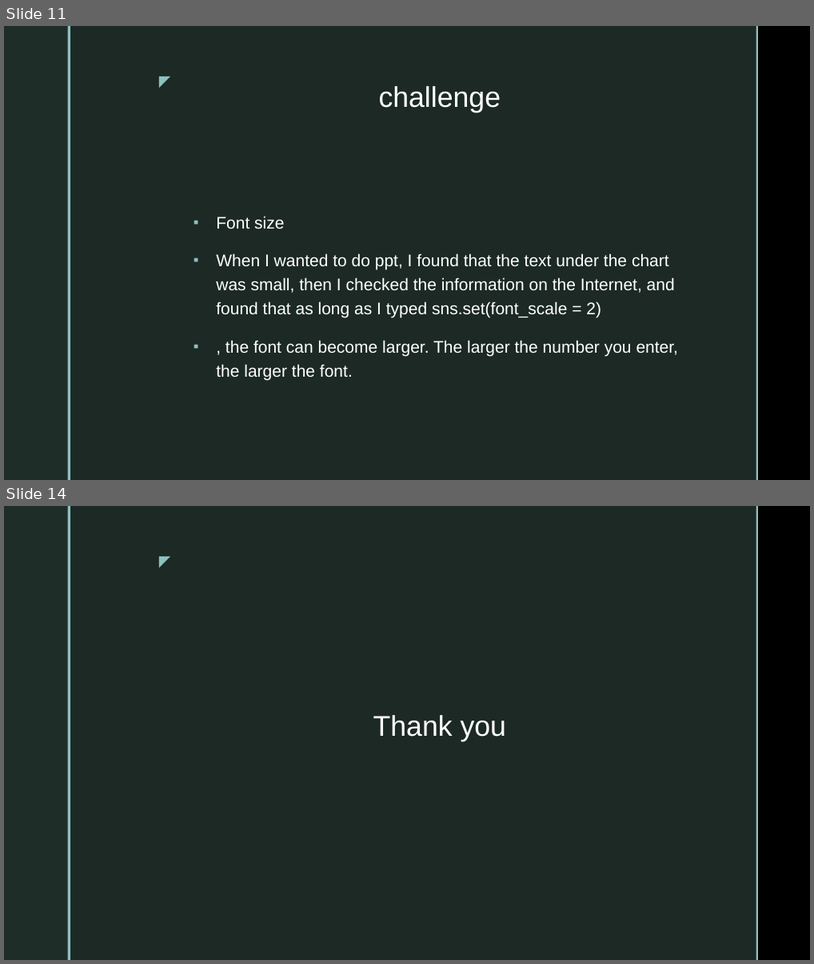
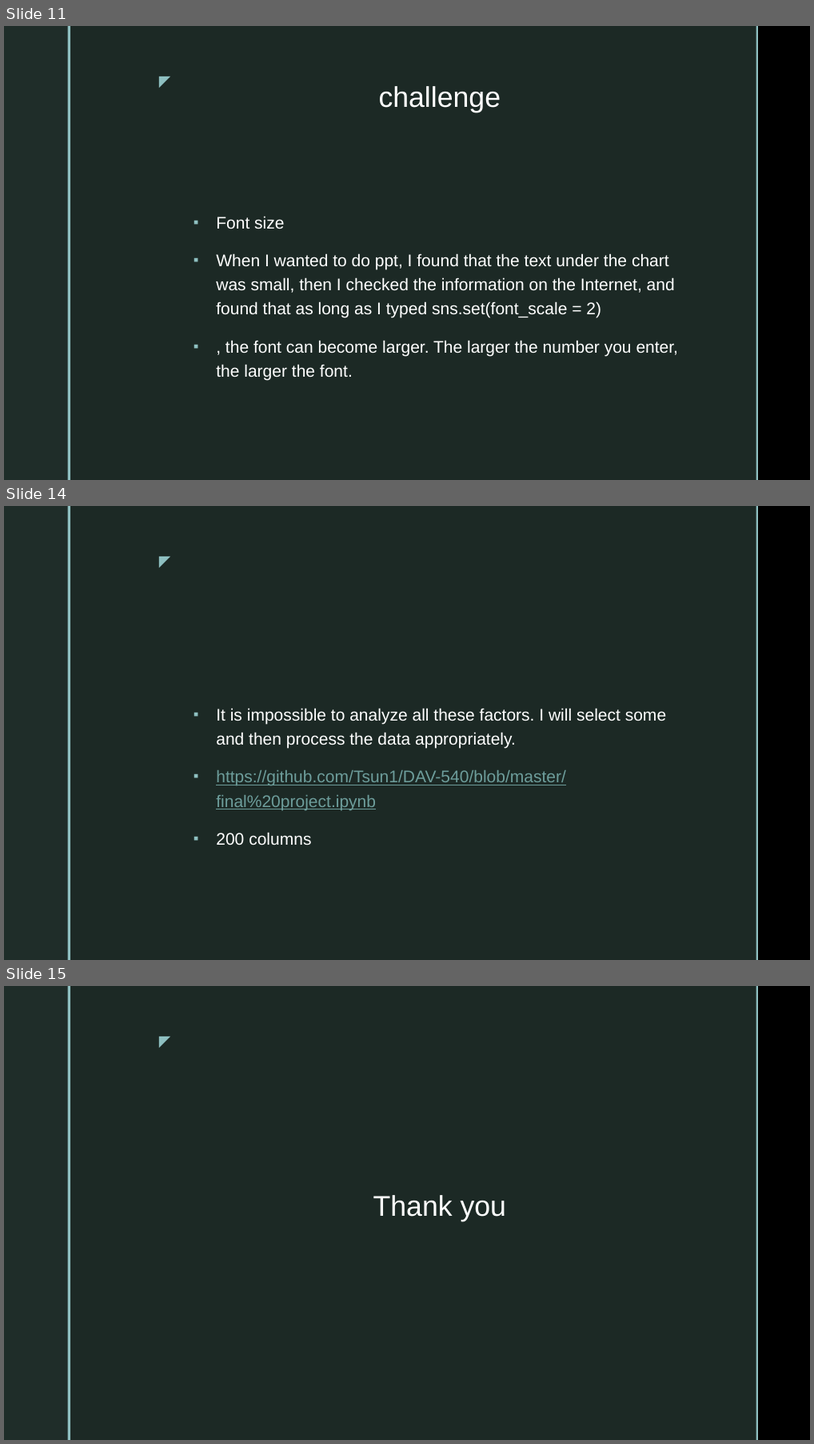
Before and after one commit to Tsun1/DAV-540, a slide deck: PYTHON FINAL PPT1.pptx. Shown one above the other, each under a label of ours: slides 11 and 14 before the commit, slides 11, 14 and 15 after it; the slides between them are not shown. The pictures are 814x964 and 814x1444 pixels, drawn with LibreOffice and Linux fonts; fonts in the diff are those of the drawing; background and template pictures are left out. Boxes give left, top, right and bottom in pixels: in the first picture for what was removed or moved away, otherwise in the second. Text is boxed around its words. In the diff, an @@ line names an element or a change of style, - is before the commit and + after.

Commit message:
final project 5400

```diff
--- a/PYTHON FINAL PPT1.pptx
+++ b/PYTHON FINAL PPT1.pptx
@@ slide 14 added at [4,506,810,960], background picture (left out); not listed: 5 template elements that a slide beside it also shows @@
@@ text added at [216,708,666,845], 20 pt, text #FFFFFF @@
+▪ It is impossible to analyze all these factors. I will select some and then process the data appropriately.
+▪ https://github.com/Tsun1/DAV-540/blob/master/final%20project.ipynb
+▪ 200 columns
@@ what was slide 14 is now slide 15 @@
```
Also in this commit, not shown: 4 other files.
